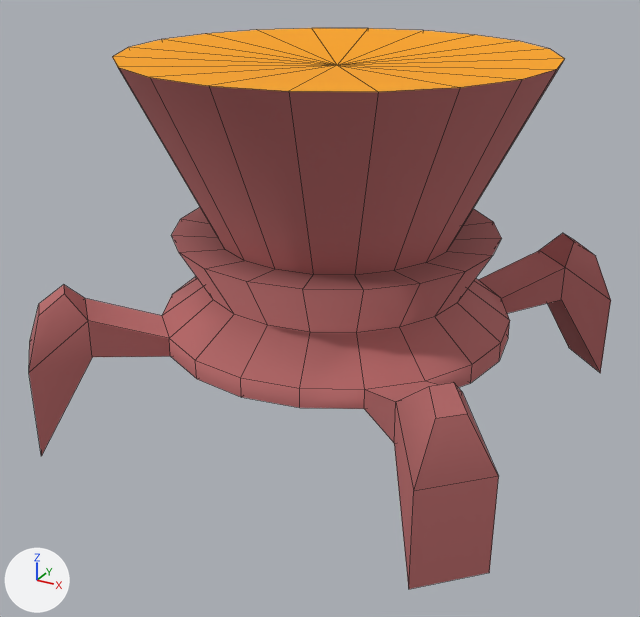
A saved change to the OBJ model AmazonSimulator VS/wwwroot/3dmodels/robot/robot.obj.
Both versions are drawn from a 50 mm camera at (2.21, -4.21, 2.7) aimed at (0.0, -0.18, 0.68). The lights are fixed; the arrows at lower left show +X, +Y and +Z. Mesh edges are drawn as thin lines. Where no turn or scale is listed for an object, it has been applied to the vertices.

Before the edit, the objects in view are built like this:
```python
me_robot = bpy.data.meshes.new('robot')
me_robot.from_pydata(...)  # 170 vertices, 188 faces; spans x -1.35..1.35, y -1.35..1.35, z 0.03..2.06
# faces by material slot: [168, 20]
me_robot.materials.append(mat_initialshadinggroup)  # pink #bd6f6f
me_robot.materials.append(mat_phong1sg)  # orange #ffa600
ob_robot = bpy.data.objects.new('robot', me_robot)
ob_robot.location = (0.0, 0.0, 0.0)
```
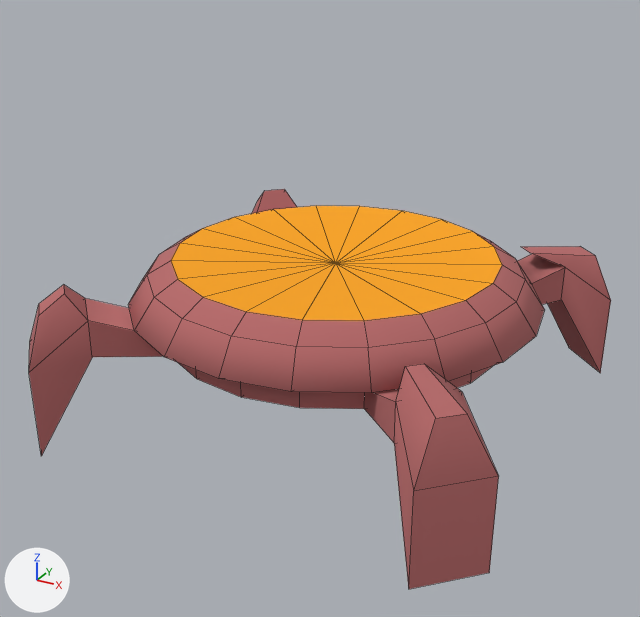
The newer file is also rescaled (x2.023), turned or shifted as a whole; pictures and numbers use the older file's frame.

Pixel boxes (x1, y1, x2, y2) of what changed, in the pictures (640 x 617 px):
```json
{"object": "robot", "change": "reshaped", "before": [29, 28, 611, 589], "after": [29, 189, 611, 589], "on screen": "29% shorter"}
{"part": 1, "of": "me_robot", "change": "cut back", "before": [112, 28, 611, 419], "after": [128, 206, 611, 419]}
```

Scene script edits in JSON lines:
```json
{"block": "me_robot", "where": "# used by ob_robot; location = (0.0, 0.0, 0.0)"}
{"op": "remove", "block": "me_robot", "code": "me_robot.from_pydata(...)  # 170 vertices, 188 faces; spans x -1.35..1.35, y -1.35..1.35, z 0.03..2.06"}
{"op": "add", "block": "me_robot", "code": "me_robot.from_pydata(...)  # 151 vertices, 168 faces; spans x -1.35..1.35, y -1.35..1.35, z 0.03..0.95"}
{"block": "me_robot", "change": "me_robot part 1"}
{"block": "me_robot", "change": "21 vertices are removed from x -1.15..1.15, y -1.15..1.15, z 2.0..2.06"}
{"block": "me_robot", "change": "40 faces are deleted"}
{"block": "me_robot", "change": "64 vertices move from x -0.91..1.11, y -1.11..1.11, z 0.8..1.1 to x -1.18..1.18, y -1.18..1.18, z 0.7..0.95"}
{"block": "me_robot", "change": "2 vertices are added at (0.0, 0.0, 0.89), (0.0, -0.93, 0.95)"}
{"block": "me_robot", "change": "20 new faces join them, mat_phong1sg (orange #ffa600)"}
```
